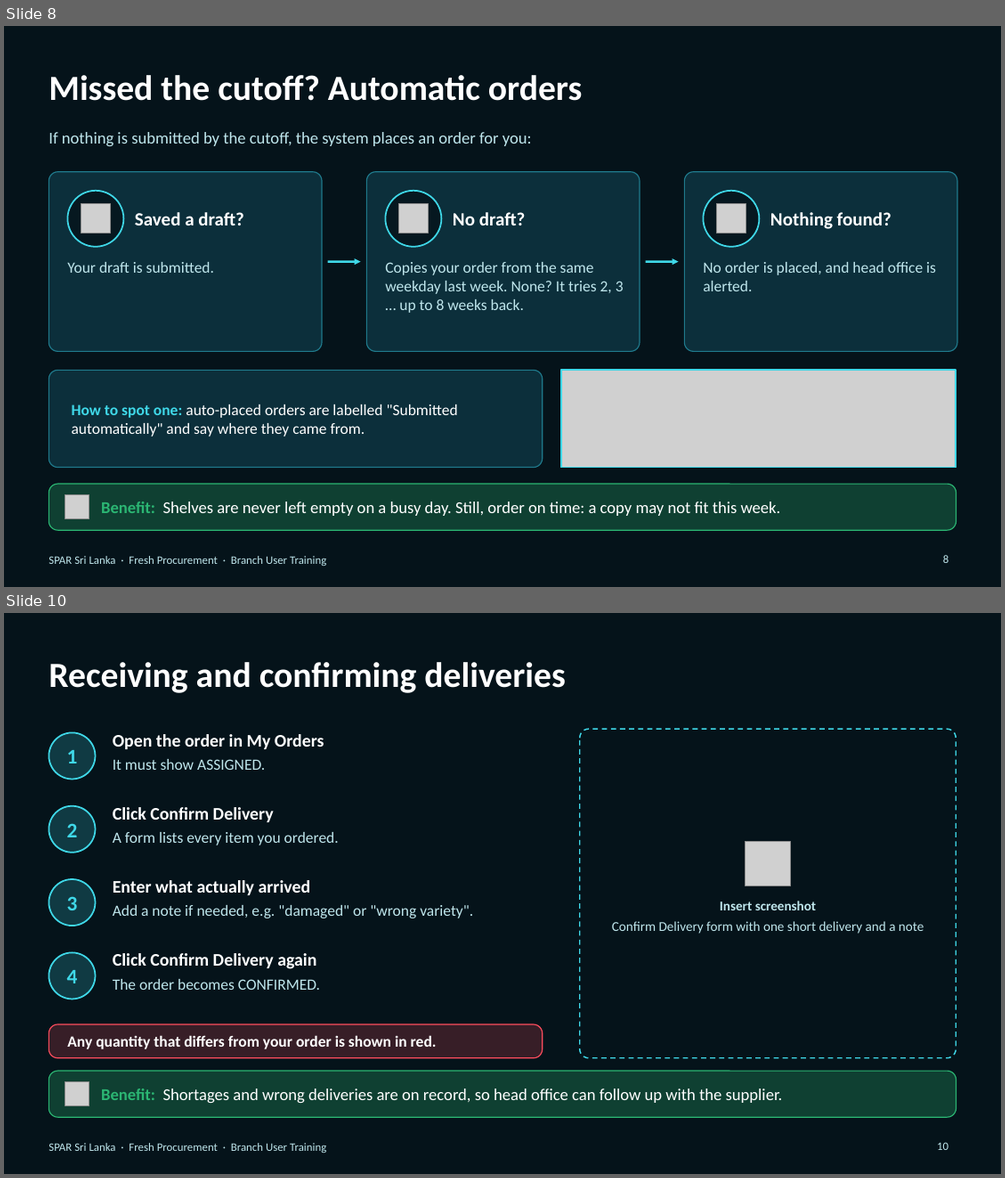
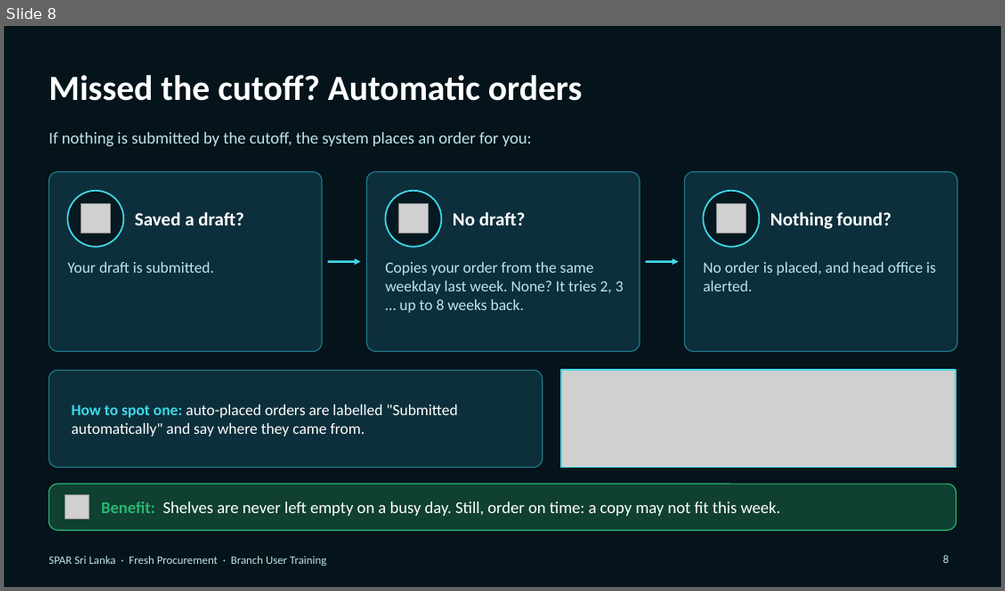
Before and after one commit to hpds4308/SPAR-Fresh-Procurement-, a slide deck: presentation/SPAR_Branch_User_Training_Deck_SAFE.pptx. Shown one above the other, each under a label of ours: slides 8 and 10 before the commit, slide 8 after it; the slides between them are not shown. The pictures are 1005x1178 and 1005x591 pixels, drawn with LibreOffice and Linux fonts; fonts in the diff are those of the drawing; grey boxes stand for pictures; background and template pictures are left out. Boxes give left, top, right and bottom in pixels: in the first picture for what was removed or moved away, otherwise in the second. Text is boxed around its words. In the diff, an @@ line names an element or a change of style, - is before the commit and + after.

```diff
--- a/presentation/SPAR_Branch_User_Training_Deck_SAFE.pptx
+++ b/presentation/SPAR_Branch_User_Training_Deck_SAFE.pptx
@@ slide 10 removed at [4,613,1001,1174], background picture (left out) @@
@@ rectangle removed at [4,613,1001,1174] @@
@@ title removed at [48,662,565,693] @@
-Receiving and confirming deliveries
@@ ellipse removed at [48,732,96,779] @@
@@ text removed at [113,734,324,770] @@
-Open the order in My Orders
-It must show ASSIGNED.
@@ rounded rectangle removed at [580,729,956,1058] @@
@@ text removed at [67,750,78,763] @@
-1
@@ ellipse removed at [48,806,96,852] @@
@@ text removed at [67,823,78,837] @@
-2
@@ text removed at [113,807,339,845] @@
-Click Confirm Delivery
-A form lists every item you ordered.
@@ picture removed at [745,841,790,886] @@
@@ ellipse removed at [48,879,96,925] @@
@@ text removed at [67,896,78,910] @@
-3
@@ text removed at [113,880,473,918] @@
-Enter what actually arrived
-Add a note if needed, e.g. "damaged" or "wrong variety".
@@ text removed at [612,900,923,933] @@
-Insert screenshot
-Confirm Delivery form with one short delivery and a note
@@ ellipse removed at [48,952,96,999] @@
@@ text removed at [113,953,320,989] @@
-Click Confirm Delivery again
-The order becomes CONFIRMED.
@@ text removed at [67,970,78,983] @@
-4
@@ rounded rectangle removed at [48,1024,542,1058] @@
@@ text removed at [67,1035,437,1049] @@
-Any quantity that differs from your order is shown in red.
@@ rounded rectangle removed at [48,1070,956,1117] @@
@@ picture removed at [65,1082,89,1106] @@
@@ text removed at [101,1088,783,1103] @@
-Benefit: Shortages and wrong deliveries are on record, so head office can follow up with the supplier.
@@ text removed at [48,1143,326,1152] @@
-SPAR Sri Lanka · Fresh Procurement · Branch User Training
@@ page number removed at [937,1142,948,1150] @@
-10
```
Also in this commit, not shown: 2 slides changed, 1 other slide removed, 2 other files.
